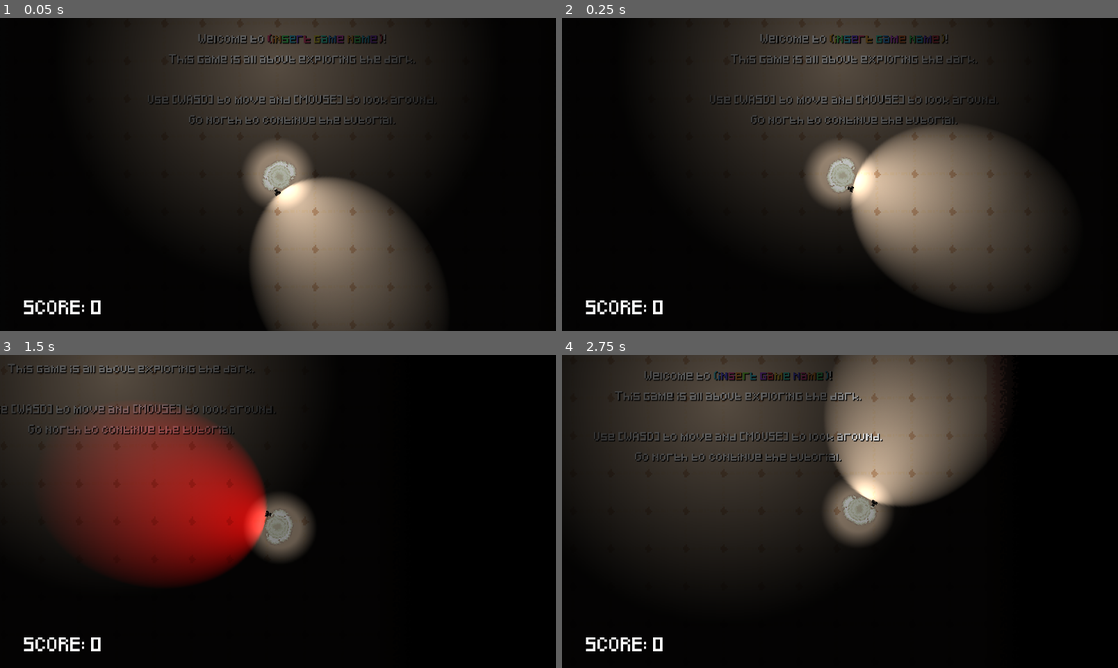
Above: before the commit, frames 1-4 (two rows, left to right).
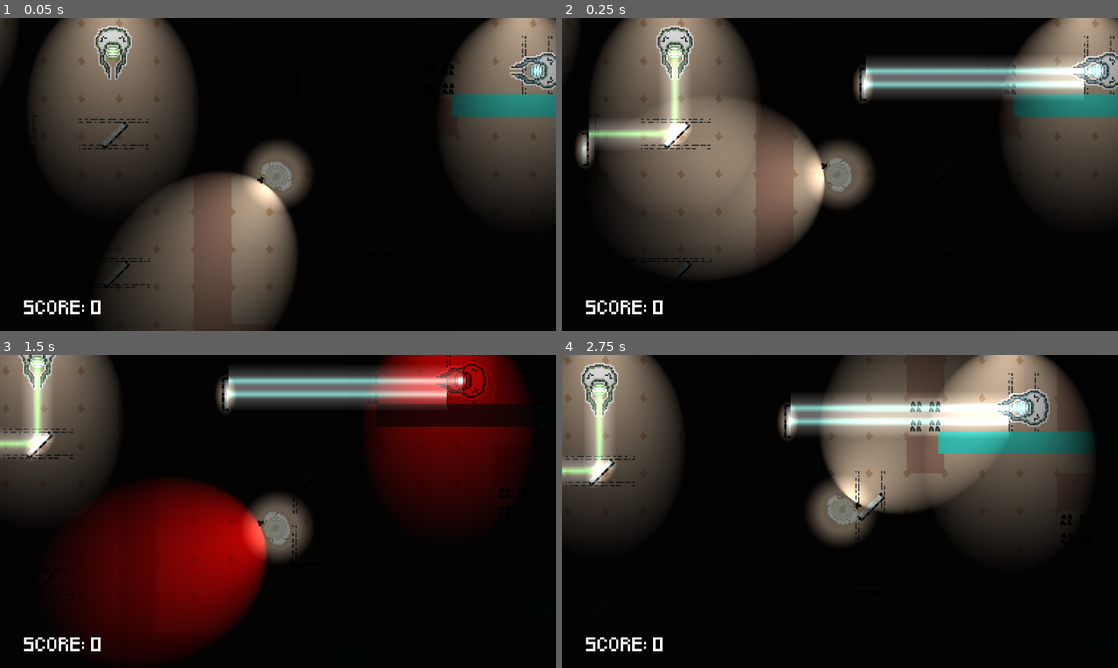
Above: after the commit, the same moments.

Repository: ToumaKamijou/Game-Making-A3
Game: Godot game, scene res://scenes/game_controller.tscn
The game is run twice, just before and just after one commit, with the same random seed, the same clock (stepped at 60 frames per second) and the same inputs.
Inputs (mouse positions are in pixels of both pictures, inside the frame that each line leads up to):
- Up to frame 1 (0.05 s): no input
- Up to frame 2 (0.25 s): no input
- Up to frame 3 (1.5 s): tap Enter at 0.5 s; move the mouse to (400, 495) at 0.52 s; hold D (move_right) 0.53-1.28 s; hold Space (change_flash_color) 0.53-1.28 s; move the mouse to (166, 527) at 1.27 s; hold S (move_down) from 1.28 s (still down); tap F (interact) at 1.35 s
- Up to frame 4 (2.75 s): move the mouse to (895, 442) at 2.02 s; release S (move_down) at 2.03 s; hold D (move_right) from 2.03 s (still down); tap R at 2.1 s

The runs differ from the first frame. In frame 1, 67% of the frame differs, in the area x 0-100%, y 0-100%; in frame 2, 66%; in frame 3, 46%; in frame 4, 46%.

Commit message:
Last Mirror Update
Skidmarks and mirrors are added everything should work except for some bugs with the checkpoints.

Diff:
--- a/a-3-game/scenes/2D/levels/glass_level.tscn
+++ b/a-3-game/scenes/2D/levels/glass_level.tscn
@@ -9,6 +9,7 @@
 [ext_resource type="PackedScene" uid="uid://b7tbu28c0oin8" path="res://scenes/2D/gameplay/mirror.tscn" id="10_iamxw"]
 [ext_resource type="Script" uid="uid://kbay1d6mjx8i" path="res://scenes/2D/levels/checkpoint_manager.gd" id="11_1n2kg"]
 [ext_resource type="PackedScene" uid="uid://bfxd2d47uaq1q" path="res://scenes/2D/death/Checkpoint.tscn" id="12_dxmln"]
+[ext_resource type="PackedScene" uid="uid://dbp1386a3bu16" path="res://scenes/2D/levels/skid_lines.tscn" id="12_u1dyt"]
 [ext_resource type="PackedScene" uid="uid://dlt1kbk32vxm2" path="res://scenes/2D/platforms/moving_platform.tscn" id="13_janlf"]
 [ext_resource type="PackedScene" uid="uid://d3wlvkrkhjw2b" path="res://scenes/2D/items/coin.tscn" id="14_hxpco"]
 
@@ -305,7 +306,7 @@
 
 [node name="SpikesTileMapLayer" type="TileMapLayer" parent="TileMapLayers"]
 texture_filter = 1
-tile_map_data = PackedByteArray("AAAAADcAAAAAAAEAAAAAADgAAAA …(15712 unchanged characters)… AAAAAAAAtABMAAAAAAAAAAAAsABMAAAAAAAAAAAA=")
+tile_map_data = PackedByteArray("AAAAADcAAAAAAAEAAAAAADgAAAA …(15712 unchanged characters)… AAAAAAAAtABMAAAAAAAAAAAAsABMAAAAAAAAAAAA0ABgAAAAAAAAAAAA1ABgAAAAAAAAAAAA1ABkAAAAAAAAAAAA0ABkAAAAAAAAAAAA=")
 tile_set = SubResource("TileSet_mh6uc")
 collision_enabled = false
 
@@ -376,6 +377,11 @@
 
 [node name="CollisionShape2D14" type="CollisionShape2D" parent="TileMapLayers/SpikesTileMapLayer/Area2D"]
 position = Vector2(2325, 999)
+scale = Vector2(0.4, 0.2)
+shape = SubResource("RectangleShape2D_djaln")
+
+[node name="CollisionShape2D15" type="CollisionShape2D" parent="TileMapLayers/SpikesTileMapLayer/Area2D"]
+position = Vector2(2739, 1317)
 scale = Vector2(0.4, 0.2)
 shape = SubResource("RectangleShape2D_djaln")
 
@@ -397,14 +403,14 @@
 shape = SubResource("RectangleShape2D_h20rh")
 
 [node name="Checkpoint2" parent="CheckpointManager" instance=ExtResource("12_dxmln")]
-position = Vector2(1847, 2059)
+position = Vector2(1088, 2055)
 
 [node name="CollisionShape2D2" type="CollisionShape2D" parent="CheckpointManager/Checkpoint2"]
 position = Vector2(1, 5)
 shape = SubResource("RectangleShape2D_h20rh")
 
 [node name="Checkpoint3" parent="CheckpointManager" instance=ExtResource("12_dxmln")]
-position = Vector2(1885, 1366)
+position = Vector2(1107, 1200)
 
 [node name="CollisionShape2D2" type="CollisionShape2D" parent="CheckpointManager/Checkpoint3"]
 position = Vector2(1, 5)
@@ -484,6 +490,13 @@
 _button_position_x = 21.0
 _button_position_y = -2.5
 
+[node name="StaticLight11" parent="StaticLightsContainer" instance=ExtResource("8_d64pt")]
+z_index = 0
+position = Vector2(381, 295)
+rotation = 1.5707964
+_button_position_x = 21.0
+_button_position_y = -12.0
+
 [node name="Laserblocks" type="Node2D" parent="."]
 
 [node name="Laser1" parent="Laserblocks" instance=ExtResource("9_lnvjn")]
@@ -569,8 +582,8 @@
 scale = Vector2(0.9999999, 0.9999999)
 
 [node name="MirrorHor1" parent="MirrorsContainer" instance=ExtResource("10_iamxw")]
-position = Vector2(600, 286)
-rotation = 0.7853982
+position = Vector2(600, 290.00003)
+rotation = -0.7853982
 movement_axis = 2
 
 [node name="MirrorHor2" parent="MirrorsContainer" instance=ExtResource("10_iamxw")]
@@ -600,9 +613,9 @@
 scale = Vector2(0.99999994, 0.99999994)
 movement_axis = 2
 
-[node name="MirrorVer5" parent="MirrorsContainer" instance=ExtResource("10_iamxw")]
+[node name="MirrorHor5" parent="MirrorsContainer" instance=ExtResource("10_iamxw")]
 position = Vector2(1457, 648)
-rotation = -0.7853982
+rotation = 0.7853982
 scale = Vector2(0.9999999, 0.9999999)
 
 [node name="MirrorHor6" parent="MirrorsContainer" instance=ExtResource("10_iamxw")]
@@ -642,13 +655,9 @@
 
 [node name="MirrorHor3" parent="MirrorsContainer" instance=ExtResource("10_iamxw")]
 position = Vector2(444, 48)
-rotation = -2.3561945
+rotation = 0.7853982
 scale = Vector2(0.99999994, 0.99999994)
 movement_axis = 2
-
-[node name="Mirror" parent="MirrorsContainer" instance=ExtResource("10_iamxw")]
-position = Vector2(647, -794)
-rotation = 0.7853982
 
 [node name="MirrorVer9" parent="MirrorsContainer" instance=ExtResource("10_iamxw")]
 position = Vector2(1093, 730)
@@ -682,11 +691,113 @@
 curve = SubResource("Curve2D_x65ku")
 distance_to_end = Vector2(800, 15.01)
 
+[node name="SkidLinesContainer" type="Node2D" parent="."]
+
+[node name="SkidLinesVer1" parent="SkidLinesContainer" node_paths=PackedStringArray("parent") instance=ExtResource("12_u1dyt")]
+position = Vector2(117, 213)
+parent = NodePath("../../MirrorsContainer/MirrorVer1")
+
+[node name="SkidLinesHor1" parent="SkidLinesContainer" node_paths=PackedStringArray("parent") instance=ExtResource("12_u1dyt")]
+position = Vector2(200, 83)
+rotation = 1.5707964
+parent = NodePath("../../MirrorsContainer/MirrorHor2")
+rotate_90_degrees = true
+
+[node name="SkidLinesHor2" parent="SkidLinesContainer" node_paths=PackedStringArray("parent") instance=ExtResource("12_u1dyt")]
+position = Vector2(621, 289)
+rotation = 1.5707964
+parent = NodePath("../../MirrorsContainer/MirrorHor1")
+rotate_90_degrees = true
+
+[node name="SkidLinesHor3" parent="SkidLinesContainer" node_paths=PackedStringArray("parent") instance=ExtResource("12_u1dyt")]
+position = Vector2(443, 50)
+rotation = 1.5707964
+parent = NodePath("../../MirrorsContainer/MirrorHor3")
+rotate_90_degrees = true
+
+[node name="SkidLinesHor4" parent="SkidLinesContainer" node_paths=PackedStringArray("parent") instance=ExtResource("12_u1dyt")]
+position = Vector2(920, 38)
+rotation = 1.5707964
+parent = NodePath("../../MirrorsContainer/MirrorHor10")
+rotate_90_degrees = true
+
+[node name="SkidLinesVer2" parent="SkidLinesContainer" node_paths=PackedStringArray("parent") instance=ExtResource("12_u1dyt")]
+position = Vector2(1109, 52)
+parent = NodePath("../../MirrorsContainer/MirrorVer3")
+
+[node name="SkidLinesVer3" parent="SkidLinesContainer" node_paths=PackedStringArray("parent") instance=ExtResource("12_u1dyt")]
+position = Vector2(1093, 619)
+parent = NodePath("../../MirrorsContainer/MirrorVer6")
+
+[node name="SkidLinesHor5" parent="SkidLinesContainer" node_paths=PackedStringArray("parent") instance=ExtResource("12_u1dyt")]
+position = Vector2(1457, 651)
+rotation = 1.5707964
+parent = NodePath("../../MirrorsContainer/MirrorHor5")
+rotate_90_degrees = true
+
+[node name="SkidLinesVer4" parent="SkidLinesContainer" node_paths=PackedStringArray("parent") instance=ExtResource("12_u1dyt")]
+position = Vector2(1312, 39)
+parent = NodePath("../../MirrorsContainer/MirrorVer12")
+
+[node name="SkidLinesVer5" parent="SkidLinesContainer" node_paths=PackedStringArray("parent") instance=ExtResource("12_u1dyt")]
+position = Vector2(1093, 731)
+parent = NodePath("../../MirrorsContainer/MirrorVer9")
+
+[node name="SkidLinesHor6" parent="SkidLinesContainer" node_paths=PackedStringArray("parent") instance=ExtResource("12_u1dyt")]
+position = Vector2(1128, 215)
+rotation = 1.5707964
+parent = NodePath("../../MirrorsContainer/MirrorHor4")
+rotate_90_degrees = true
+
+[node name="SkidLinesVer6" parent="SkidLinesContainer" node_paths=PackedStringArray("parent") instance=ExtResource("12_u1dyt")]
+position = Vector2(469, 313)
+parent = NodePath("../../Laserblocks/Laser2")
+
+[node name="SkidLinesVer7" parent="SkidLinesContainer" node_paths=PackedStringArray("parent") instance=ExtResource("12_u1dyt")]
+position = Vector2(594, 590)
+parent = NodePath("../../MirrorsContainer/MirrorVer8")
+
+[node name="SkidLinesVer8" parent="SkidLinesContainer" node_paths=PackedStringArray("parent") instance=ExtResource("12_u1dyt")]
+position = Vector2(292, 759)
+parent = NodePath("../../MirrorsContainer/MirrorVer10")
+
+[node name="SkidLinesVer9" parent="SkidLinesContainer" node_paths=PackedStringArray("parent") instance=ExtResource("12_u1dyt")]
+position = Vector2(116, 769)
+parent = NodePath("../../MirrorsContainer/MirrorVer7")
+
+[node name="SkidLinesHor7" parent="SkidLinesContainer" node_paths=PackedStringArray("parent") instance=ExtResource("12_u1dyt")]
+position = Vector2(721, 569)
+rotation = 1.5707964
+parent = NodePath("../../MirrorsContainer/MirrorHor8")
+rotate_90_degrees = true
+
+[node name="SkidLinesHor8" parent="SkidLinesContainer" node_paths=PackedStringArray("parent") instance=ExtResource("12_u1dyt")]
+position = Vector2(723, 763)
+rotation = 1.5707964
+parent = NodePath("../../MirrorsContainer/MirrorHor9")
+rotate_90_degrees = true
+
+[node name="SkidLinesHor9" parent="SkidLinesContainer" node_paths=PackedStringArray("parent") instance=ExtResource("12_u1dyt")]
+position = Vector2(661, 763)
+rotation = 1.5707964
+parent = NodePath("../../MirrorsContainer/MirrorHor7")
+rotate_90_degrees = true
+
+[node name="SkidLinesHor10" parent="SkidLinesContainer" node_paths=PackedStringArray("parent") instance=ExtResource("12_u1dyt")]
+position = Vector2(76, 1079)
+rotation = 1.5707964
+parent = NodePath("../../MirrorsContainer/MirrorHor11")
+rotate_90_degrees = true
+
+[node name="SkidLinesVer10" parent="SkidLinesContainer" node_paths=PackedStringArray("parent") instance=ExtResource("12_u1dyt")]
+position = Vector2(1313, 489)
+parent = NodePath("../../Laserblocks/Laser4")
+
 [node name="WallsContainer" type="Node2D" parent="."]
 
 [node name="Wall" parent="WallsContainer" instance=ExtResource("7_fvvmu")]
 z_index = 0
-position = Vector2(369, 112)
+position = Vector2(386, 105)
 scale = Vector2(0.6, 2)
 _color_type = 1
 
@@ -704,7 +815,7 @@
 
 [node name="Wall4" parent="WallsContainer" instance=ExtResource("7_fvvmu")]
 z_index = 0
-position = Vector2(1015, 338)
+position = Vector2(1013, 338)
 rotation = -1.5707964
 scale = Vector2(0.5, 2.4)
 _color_type = 2
--- a/a-3-game/scenes/game_controller.tscn
+++ b/a-3-game/scenes/game_controller.tscn
@@ -17,7 +17,7 @@
 [node name="ViewportMover" type="Node2D" parent="."]
 
 [node name="Player" parent="ViewportMover" instance=ExtResource("1_ts4rt")]
-position = Vector2(1, 1)
+position = Vector2(1872, 710)
 
 [node name="Fog" type="CanvasModulate" parent="ViewportMover"]
 script = ExtResource("2_rc0pn")
Not shown: 1 places in a-3-game/scenes/2D/levels/glass_level.tscn that only renumber resources
